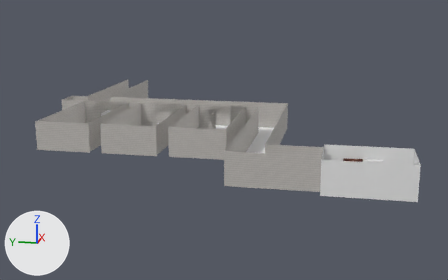
A saved change to the glTF model assets/levels/level_1.glb.
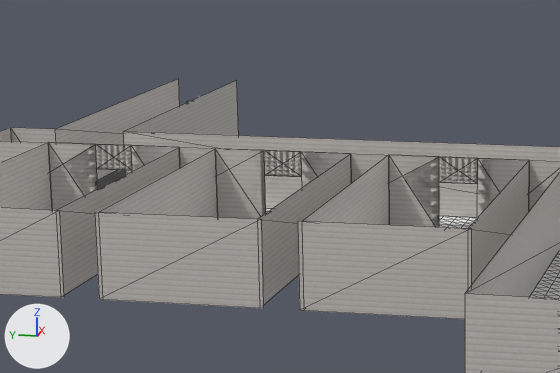
Each version appears first whole from a 50 mm lens placed at (-100.5, 4.0, 32.3), pointed at (34.1, 31.0, -1.3), and next in a close-up on the part from 15% to 57% of the width and 19% to 64% of the height. The axes (+X, +Y, +Z) are drawn at lower left. The lights are the same throughout. The last two pictures show the newer version. The close-ups show mesh edges as thin lines. Where no turn or scale is listed for an object, it has been applied to the vertices.

Script lines for the objects in view, before the commit:
```python
me_plane_025 = bpy.data.meshes.new('Plane.025')
me_plane_025.from_pydata(...)  # 4 vertices, 2 faces; spans x 13.0..37.0, y 40.5, z 0.0..6.0
me_plane_025.materials.append(mat_material_028)  # picture img_start_corridor_wall
me_plane_026 = bpy.data.meshes.new('Plane.026')
me_plane_026.from_pydata(...)  # 4 vertices, 2 faces; spans x 37.0, y 40.5..44.5, z 0.0..6.0
me_plane_026.materials.append(mat_material_029)  # picture img_start_corridor_wall
me_plane_031 = bpy.data.meshes.new('Plane.031')
me_plane_031.from_pydata(...)  # 4 vertices, 2 faces; spans x 13.0..37.0, y 54.5, z 0.0..6.0
me_plane_031.materials.append(mat_material_034)  # picture img_start_corridor_wall
ob_plane_030 = bpy.data.objects.new('Plane.030', me_plane_025)
ob_plane_030.location = (0.0, 0.0, 0.0)
ob_plane_031 = bpy.data.objects.new('Plane.031', me_plane_026)
ob_plane_031.location = (0.0, 0.0, 0.0)
ob_plane_037 = bpy.data.objects.new('Plane.037', me_plane_031)
ob_plane_037.location = (0.0, 0.0, 0.0)
# also in view: 'Plane.009' at (37.0, 39.0, 3.0); 'Plane.003' at (17.0, 23.5, 3.0); 'Plane.036' at (25.0, 65.5, 3.0); 'Plane.040' at (37.0, 60.0, 5.0); 'Plane.022' at (37.0, 32.0, 5.0)
```
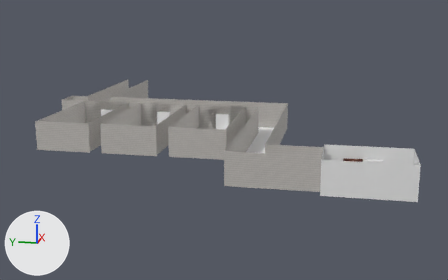
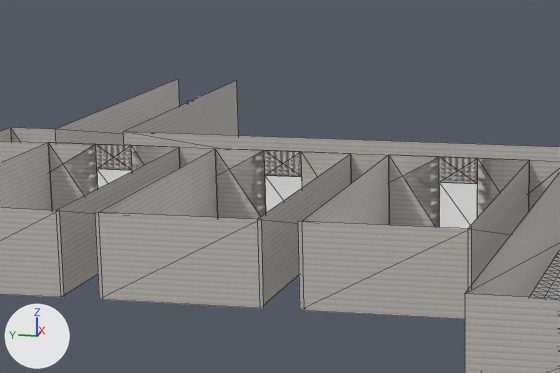
Commit message: fixed doors, added more doors

Location of each change, [x1, y1, x2, y2] in pixels of the close-ups (560 x 373 px):
'door.001', added
    after: [439, 182, 477, 229]
'door.002', added
    after: [265, 175, 302, 213]
'door.003', added
    after: [97, 169, 132, 189]

Diff of the bpy script that builds the scene:
```diff
--- a/assets/levels/level_1.glb.py
+++ b/assets/levels/level_1.glb.py
@@ mat_material_25_003 @@
+mat_material_25_003 = principled_material('Material_25.003')
+mat_material_25_003.base_color = (0.8, 0.8, 0.8)  # white #e7e7e7
+mat_material_25_003.roughness = 1.0
@@ mat_material_25_002 @@
+mat_material_25_002 = principled_material('Material_25.002')
+mat_material_25_002.base_color = (0.8, 0.8, 0.8)  # white #e7e7e7
+mat_material_25_002.roughness = 1.0
@@ mat_material_25_001 @@
+mat_material_25_001 = principled_material('Material_25.001')
+mat_material_25_001.base_color = (0.8, 0.8, 0.8)  # white #e7e7e7
+mat_material_25_001.roughness = 1.0
@@ me_mesh_27_003 @@
+me_mesh_27_003.from_pydata([(0.0, -1.5, 2.0), (0.0, 1.5, 2.0), (0.0, -1.5, -2.0), (0.0, 1.5, -2.0)], [], [(0, 2, 1), (2, 3, 1)])
+me_mesh_27_003.materials.append(mat_material_25_003)  # its picture is missing
@@ me_mesh_27_002 @@
+me_mesh_27_002.from_pydata([(0.0, -1.5, 2.0), (0.0, 1.5, 2.0), (0.0, -1.5, -2.0), (0.0, 1.5, -2.0)], [], [(0, 2, 1), (2, 3, 1)])
+me_mesh_27_002.materials.append(mat_material_25_002)  # its picture is missing
@@ me_mesh_27_001 @@
+me_mesh_27_001.from_pydata([(0.0, -1.5, 2.0), (0.0, 1.5, 2.0), (0.0, -1.5, -2.0), (0.0, 1.5, -2.0)], [], [(0, 2, 1), (2, 3, 1)])
+me_mesh_27_001.materials.append(mat_material_25_001)  # its picture is missing
@@ ob_door_003 @@
+ob_door_003 = bpy.data.objects.new('door.003', me_mesh_27_003)
+ob_door_003.location = (37.0, 60.0, 2.0)
@@ ob_door_002 @@
+ob_door_002 = bpy.data.objects.new('door.002', me_mesh_27_002)
+ob_door_002.location = (37.0, 46.0, 2.0)
@@ ob_door_001 @@
+ob_door_001 = bpy.data.objects.new('door.001', me_mesh_27_001)
+ob_door_001.location = (37.0, 32.0, 2.0)
```
